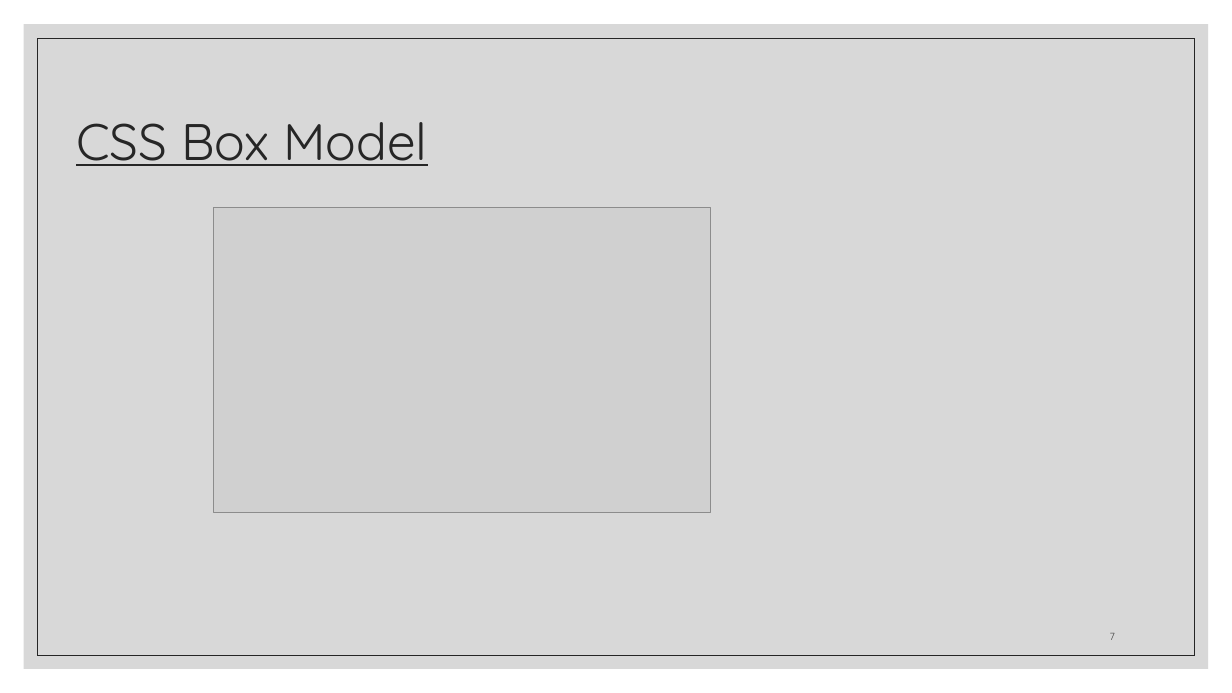
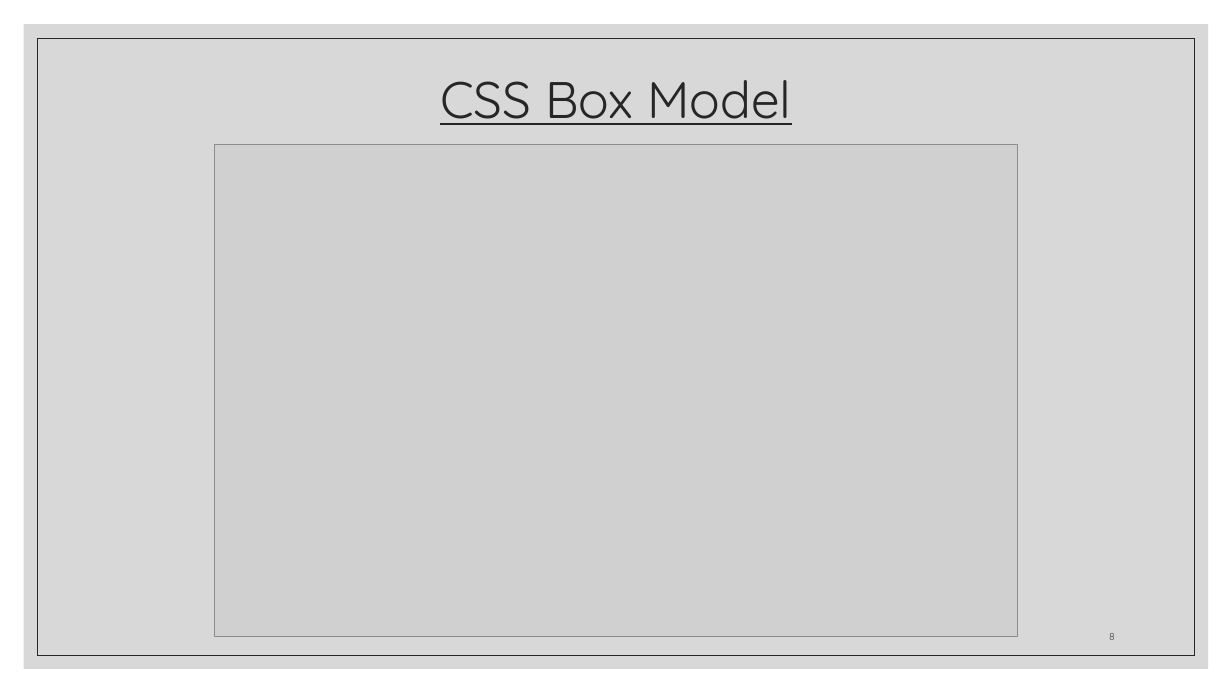
Before and after one commit to zackstotts/base-node-curriculum, a slide deck: slide 8 of unit_00/html_review/03 CSS.pptx (slide 7 before the commit). Drawn at 1232x693 pixels with LibreOffice and Linux fonts; fonts in the diff are those of the drawing; grey boxes stand for pictures. Boxes give left, top, right and bottom in pixels: in the first picture for what was removed or moved away, otherwise in the second. Text is boxed around its words. In the diff, an @@ line names an element or a change of style, - is before the commit and + after.

```diff
--- a/unit_00/html_review/03 CSS.pptx
+++ b/unit_00/html_review/03 CSS.pptx
@@ title "CSS Box Model": place and size @@
-title "CSS Box Model" at (76, 122, 428, 166)
+title "CSS Box Model" at (440, 80, 791, 125)
@@ title "CSS Box Model" at (440, 80, 791, 125): alignment left to centre @@
@@ picture: place and size @@
-picture at (213, 208, 712, 513)
+picture at (214, 144, 1018, 637)
@@ page number at (1109, 633, 1115, 640): text changed @@
-7
+8
```
Also in this commit, not shown: 28 other slides changed, 9 slides added, 2 slides removed.
